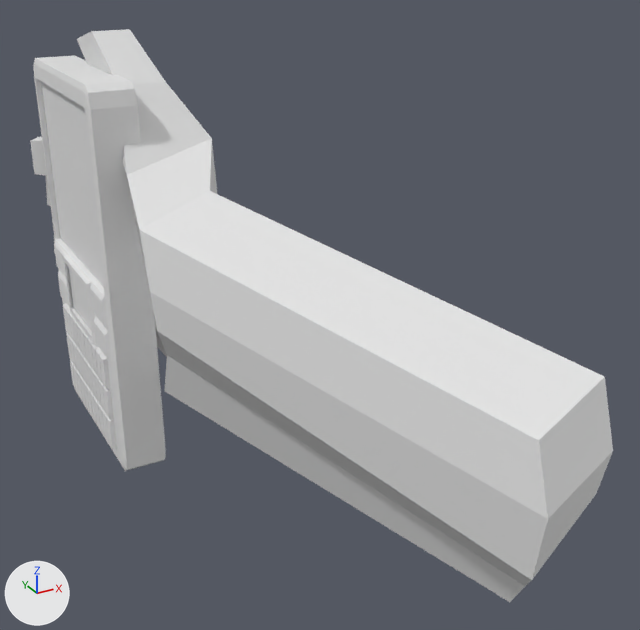
The FBX model Assets/Asset Artist Heydi/hp.fbx: old version first, new version second.
Before and after are seen from a 50 mm lens placed at (-2.06, -8.24, 3.02), pointed at (1.34, -2.06, -0.06). Lighting does not change. The marker at lower left points along +X, +Y and +Z. The older version comes first. Where no turn or scale is listed for an object, it has been applied to the vertices.
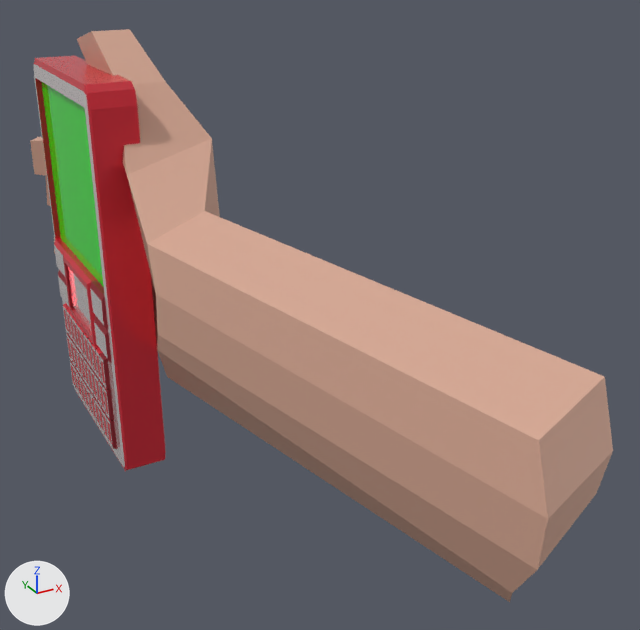
Location of each change, (x1, y1, x2, y2) in pixels of the pictures (640 x 630 px; the box of a moved part takes in the faces that stretch with it):
'Cube.001', recoloured, reshaped, shading changed
    both: (30, 29, 613, 602)
part 1 of me_cube_001, moved or reshaped
    both: (127, 139, 613, 602)
part 2 of me_cube_001, shading changed
    both: (30, 29, 613, 602)
part 3 of me_cube, reshaped
    both: (63, 306, 113, 448)
part 4 of me_cube, recoloured (white to green)
    both: (41, 81, 104, 287)
part 5 of me_cube, recoloured
    both: (33, 64, 125, 467)
part 6 of me_cube, recoloured (white to red)
    both: (34, 55, 166, 471)
part 7 of me_cube, recoloured
    both: (58, 252, 117, 449)

Edits to the bpy script that builds the scene:
```text
Add mat_material_004:
    mat_material_004 = principled_material('Material.004')
    mat_material_004.base_color = (0.339, 0.024, 0.0363)  # red #9d2b36
    mat_material_004.metallic = 0.469
Add mat_material_002:
    mat_material_002 = principled_material('Material.002')
    mat_material_002.base_color = (0.801, 0.0333, 0.056)  # red #e73343
    mat_material_002.metallic = 0.425
    mat_material_002.roughness = 0.261
Add mat_material_006:
    mat_material_006 = principled_material('Material.006')
    mat_material_006.base_color = (1.0, 0.931, 0.931)  # white #fff7f7
    mat_material_006.metallic = 0.655
    mat_material_006.roughness = 0.128
Change me_cube:
    remove me_cube.from_pydata(...)  # 374 vertices, 323 faces; spans x -0.25..0.21, y -1.0..1.0, z -1.85..1.85
    add me_cube.from_pydata(...)  # 506 vertices, 455 faces; spans x -0.25..0.21, y -1.0..1.0, z -1.85..1.85
    me_cube part 3
    33 faces are deleted
    26 vertices are added at x -0.25, y -0.74..0.65, z -1.61..-0.72
    20 new vertices lie (0.0, 0.02, -0.04) away from vertices in x -0.25, y -0.76..0.63, z -1.35..-1.02
    24 new vertices lie (0.0, 0.08, 0.0) away from vertices in x -0.25, y -0.46..0.65, z -1.39..-0.96
    16 new vertices lie (0.0, 0.0, -0.22) away from vertices in x -0.25, y -0.74..0.73, z -1.39
    20 new vertices lie (0.0, 0.09, 0.0) away from vertices in x -0.25, y -0.74..0.37, z -1.61..-0.96
    20 new vertices lie (0.0, 0.0, 0.24) away from vertices in x -0.25, y -0.74..0.73, z -0.96
    6 new vertices lie (0.0, 0.09, 0.0) away from vertices in x -0.25, y 0.09, z -1.61..-0.72
    33 new faces join them, mat_material_002 (red #e73343)
    132 new faces join them, mat_material_006 (white #fff7f7)
    me_cube part 4: 1 face spanning x -0.16, y -0.9..0.9, z 0.0..1.66 switches from mat_material (white #e7e7e7) to mat_material_007 (green #00e70b)
    me_cube part 5: 23 faces spanning x -0.24..-0.21, y -0.97..0.97, z -1.79..1.79 switch from mat_material (white #e7e7e7) to mat_material_006 (white #fff7f7)
    me_cube part 6: 124 faces spanning x -0.25..0.21, y -1.0..1.0, z -1.85..1.85 switch from mat_material (white #e7e7e7) to mat_material_002 (red #e73343)
    me_cube part 7: 142 faces spanning x -0.25..-0.16, y -0.9..0.9, z -1.66..0.0 switch from mat_material (white #e7e7e7) to mat_material_004 (red #9d2b36)
    add me_cube.materials.append(mat_material_007)  # green #00e70b
Change me_cube_001:
    where me_cube_001.from_pydata(...)  # 98 vertices, 96 faces; spans x -1.12..1.1, y -6.11..0.67, z -1.11..2.41
    me_cube_001 part 1
    me_cube_001.vertices[0].co: (-0.74, -2.51, -0.54) -> (-0.71, -2.54, -0.39)  # pixel (164, 391) -> pixel (167, 376)
    me_cube_001.vertices[2].co: (-0.51, -2.34, -0.39) -> (-0.53, -2.41, -0.26)
    me_cube_001.vertices[4].co: (-0.94, -2.84, 1.09) -> (-0.88, -2.82, 0.97)  # pixel (139, 229) -> pixel (147, 243)
    me_cube_001.vertices[5].co: (-0.94, -2.99, 0.63) -> (-0.88, -2.94, 0.58)  # pixel (150, 291) -> pixel (155, 294)
    me_cube_001.vertices[6].co: (-0.89, -2.94, 0.26) -> (-0.88, -2.9, 0.21)  # pixel (157, 330) -> pixel (157, 334)
    me_cube_001.vertices[7].co: (-0.76, -2.71, -0.09) -> (-0.84, -2.71, -0.02)  # pixel (166, 354) -> pixel (157, 349)
    me_cube_001.vertices[12].co: (-0.42, -2.55, 0.0) -> (-0.45, -2.58, 0.06)
    me_cube_001.vertices[13].co: (-0.3, -2.77, 0.46) -> (-0.35, -2.76, 0.44)
    me_cube_001.vertices[14].co: (-0.27, -2.82, 0.81) -> (-0.33, -2.8, 0.73)
    me_cube_001.vertices[15].co: (-0.27, -2.67, 1.28) -> (-0.33, -2.68, 1.12)  # pixel (209, 190) -> pixel (204, 210)
    me_cube_001.vertices[88].co: (0.58, -5.83, -0.78) -> (0.47, -5.83, -0.79)  # pixel (525, 586) -> pixel (512, 593)
    me_cube_001.vertices[93].co: (0.41, -6.06, -0.49) -> (0.44, -6.06, -0.43)  # pixel (531, 580) -> pixel (537, 569)
    me_cube_001 part 2: edges marked sharp go from 191 to 190
    add me_cube_001.materials.append(mat_material_001)  # beige #d8a994
```
